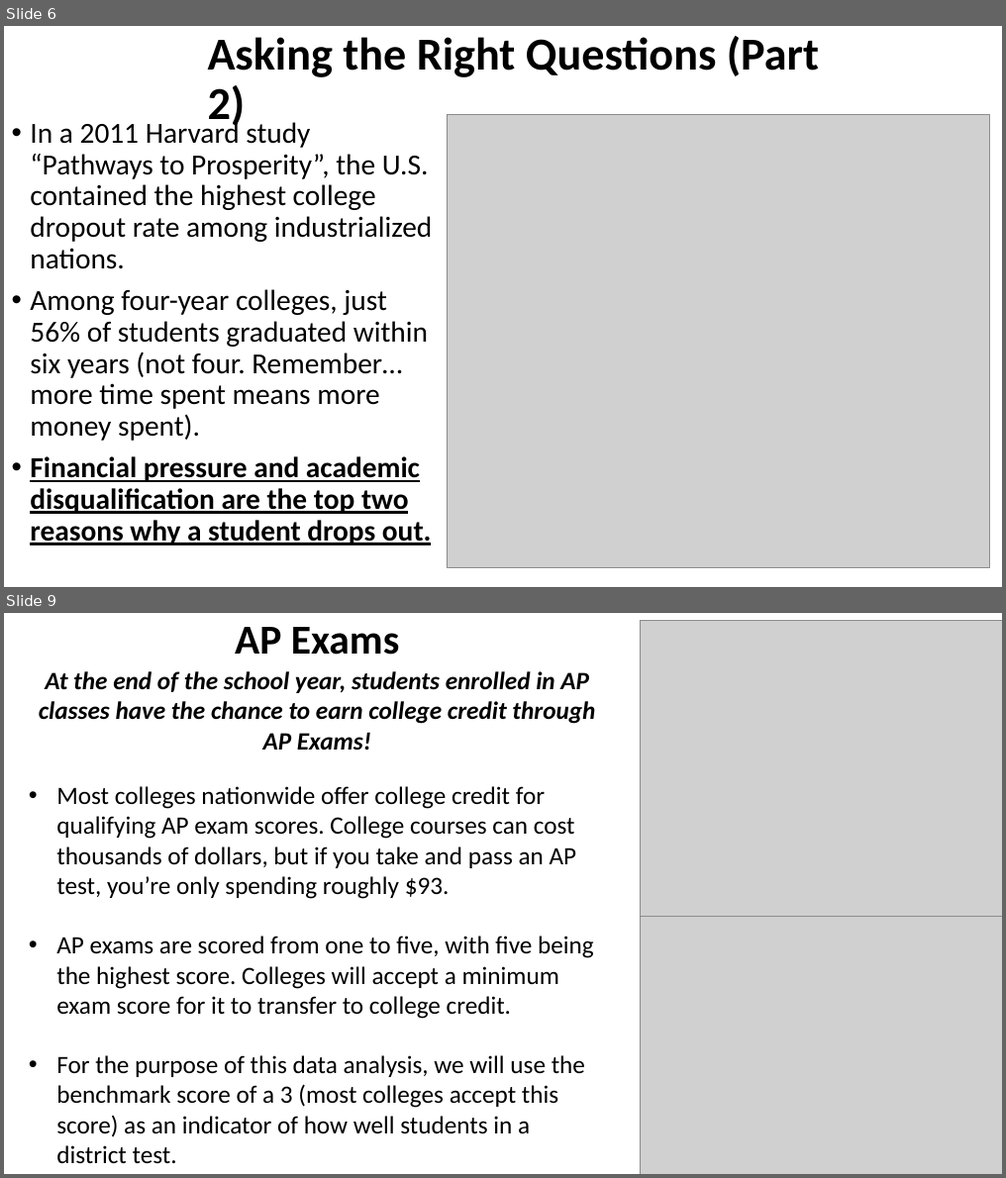
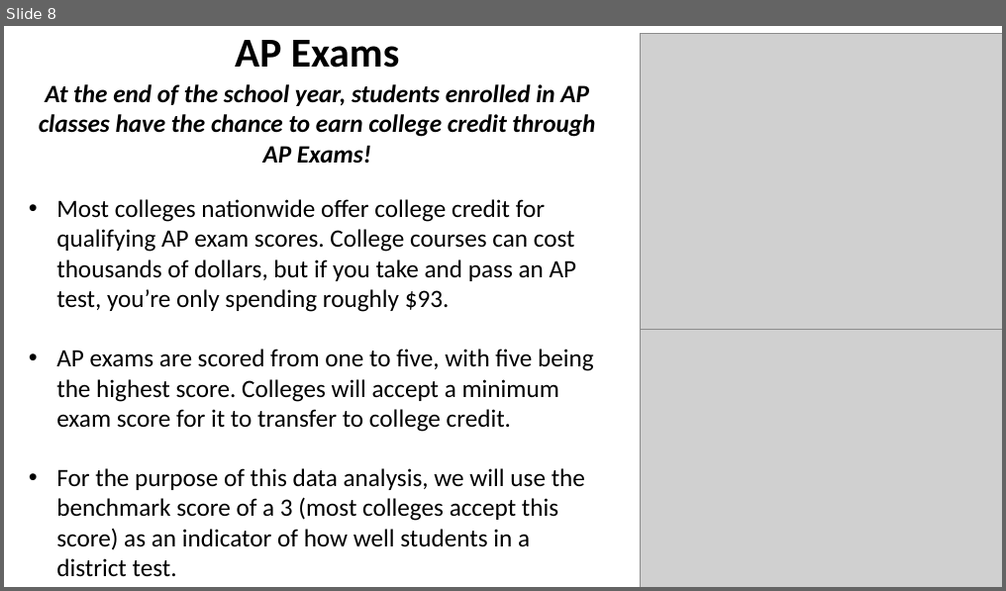
Before and after one commit to RachidRezzik/Texas_GradPercent_Predictor, a slide deck: TexasDistrictForecast.pptx. Shown one above the other, each under a label of ours: slides 6 and 9 before the commit, slide 8 after it; the slides between them are not shown. The pictures are 1006x1178 and 1006x591 pixels, drawn with LibreOffice and Linux fonts; fonts in the diff are those of the drawing; grey boxes stand for pictures. Boxes give left, top, right and bottom in pixels: in the first picture for what was removed or moved away, otherwise in the second. Text is boxed around its words. In the diff, an @@ line names an element or a change of style, - is before the commit and + after.

```diff
--- a/TexasDistrictForecast.pptx
+++ b/TexasDistrictForecast.pptx
@@ slide 6 removed at bbox=[4, 26, 1002, 587], background #FFFFFF @@
@@ title removed at bbox=[208, 36, 819, 131] @@
-Asking the Right Questions (Part 2)
@@ picture removed at bbox=[447, 114, 990, 569] @@
@@ text removed at bbox=[30, 118, 432, 546] @@
-• In a 2011 Harvard study “Pathways to Prosperity”, the U.S. contained the highest college dropout rate among industrialized nations.
-• Among four-year colleges, just 56% of students graduated within six years (not four. Remember… more time spent means more money spent).
-• Financial pressure and academic disqualification are the top two reasons why a student drops out.
@@ what was slide 9 is now slide 8 @@
```
Also in this commit, not shown: 6 slides changed, 6 slides added, 1 other slide removed, 1 other file.
